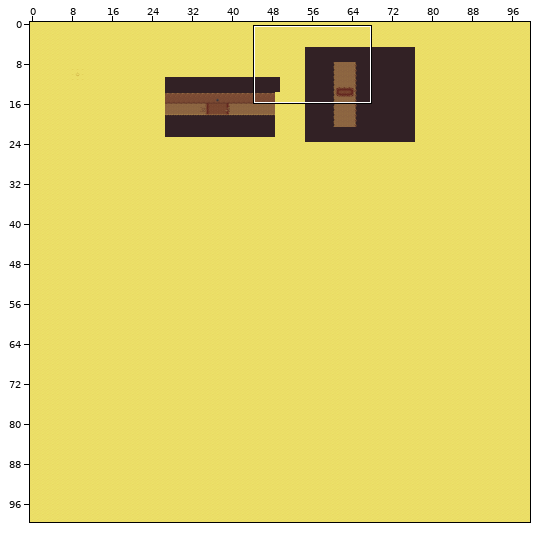
One commit to this Tiled map: maps/sandbox.tmx. Above, an overview of the earlier version with the close-up marked.
Close-up. Before the commit:
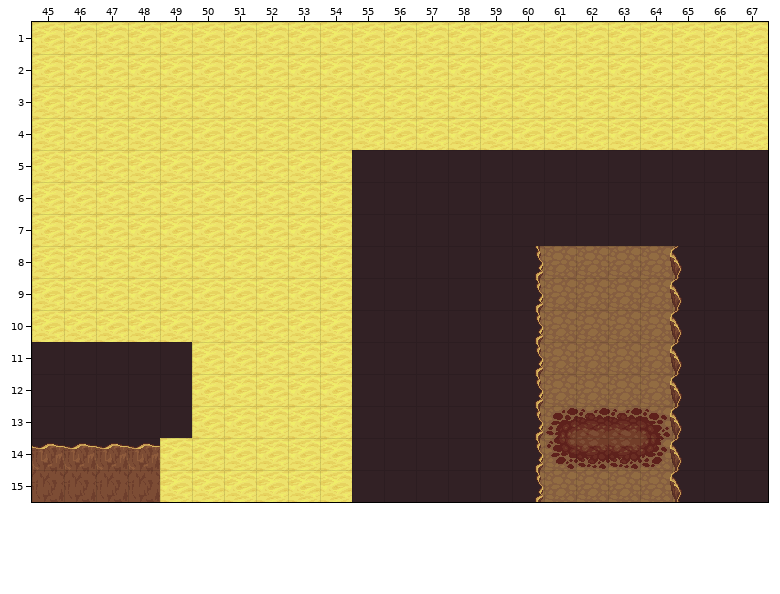
Cells are 32x32 px. Shown: x 45..67, y 1..15.
The result:
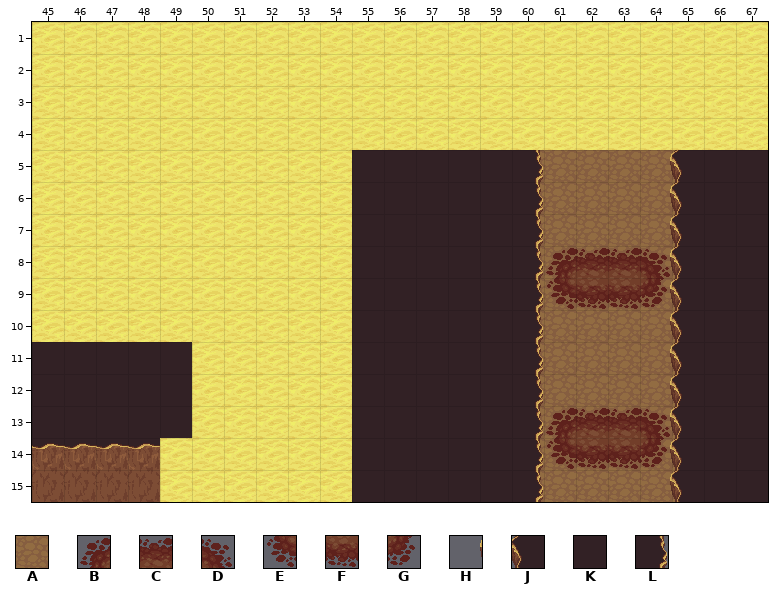
Key: from "dirt2": A 10; from "dirt_night": B 6, C 7, D 8, E 12, F 13, G 14; from "mountains": H 15, J 16, K 17, L 18.
_ is an empty cell.
Tiles replaced or removed in this view: K.
From old to new:
Changed rows in their new state; . is an unchanged cell.
Layer "Ground":
first column x 60:
 5 AAAAAA
 6 AAAAAA
 7 AAAAAA
Layer "Ground #2":
first column x 61:
 8 BCCD
 9 EFFG
Layer "Ground #3":
first column x 60:
 5 L...HJ
 6 L...HJ
 7 L...HJ
